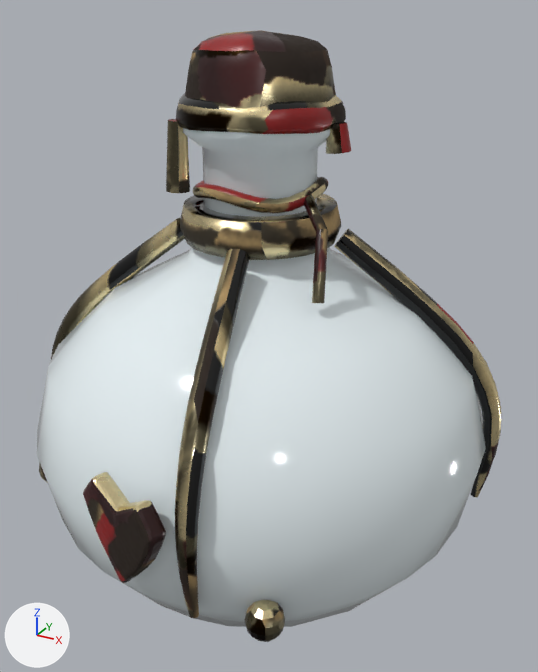
Renders of the glTF model jogo/Client/Assets/Models/itens/item_pocao_vida.glb from each side of a commit.
Both versions are drawn from a camera (50 mm lens) standing at (0.121, -0.214, 0.194) and looking at (0.005, -0.003, 0.088). The axes (+X, +Y, +Z) are drawn at lower left. The lights are the same throughout. The picture after the commit comes second. Where no turn or scale is listed for an object, it has been applied to the vertices. Vertices at exactly the same position are counted once.

The first picture shows 'frasco', 'item_pocao_vida'.
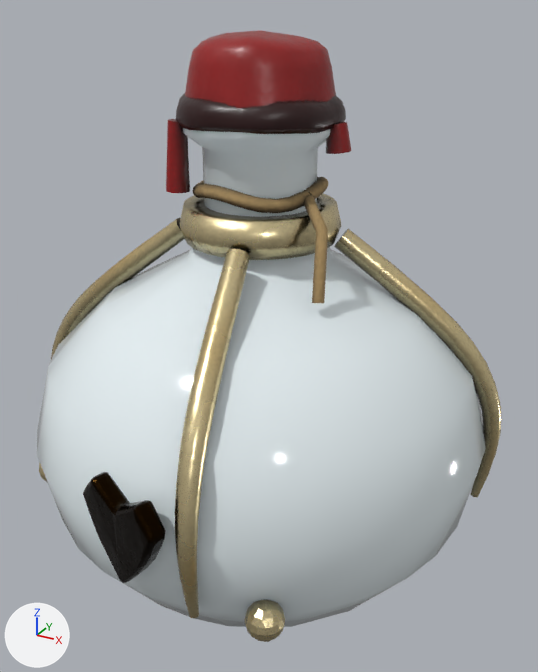
Location of each change, [x1, y1, x2, y2] in pixels of the pictures (538 x 672 px; the box of a moved part takes in the faces that stretch with it):
```json
{"part": 1, "of": "me_rolha", "change": "moved or reshaped", "before": [283, 52, 320, 102], "after": [283, 52, 320, 102]}
{"part": 2, "of": "me_rolha", "change": "moved or reshaped", "before": [83, 472, 166, 559], "after": [83, 473, 166, 559]}
{"part": 3, "of": "me_rolha", "change": "surface changed", "before": [39, 30, 501, 642], "after": [39, 30, 501, 642]}
```

Scene script edits in JSON lines:
```json
{"block": "me_rolha", "where": "me_rolha.from_pydata(...)  # 2123 vertices, 4000 faces; spans x -0.083..0.084, y -0.089..0.084, z 0.025..0.188"}
{"block": "me_rolha", "where": "# used by ob_item_pocao_vida; location = (0.0, 0.0, 0.0)"}
{"block": "me_rolha", "change": "me_rolha part 1"}
{"block": "me_rolha", "change": "1 vertex is removed from x 0.019, y -0.012, z 0.178"}
{"block": "me_rolha", "change": "8 faces are deleted"}
{"block": "me_rolha", "change": "2 vertices are added at (0.018, -0.013, 0.178), (0.02, -0.011, 0.177)"}
{"block": "me_rolha", "change": "10 new faces join them"}
{"block": "me_rolha", "change": "me_rolha part 2"}
{"block": "me_rolha", "change": "28 vertices are removed from x -0.015..0.017, y -0.089..-0.075, z 0.061..0.071"}
{"block": "me_rolha", "change": "138 faces are deleted"}
{"block": "me_rolha", "change": "4 vertices move within x -0.014..0.017, y -0.087..-0.075, z 0.062..0.07"}
{"block": "me_rolha", "change": "25 vertices are added at x -0.015..0.017, y -0.089..-0.075, z 0.061..0.071"}
{"block": "me_rolha", "change": "132 new faces join them"}
{"block": "me_rolha", "change": "me_rolha part 3: 3826 kept faces spanning x -0.083..0.084, y -0.088..0.084, z 0.025..0.188 get new texture (UV) coordinates"}
```
